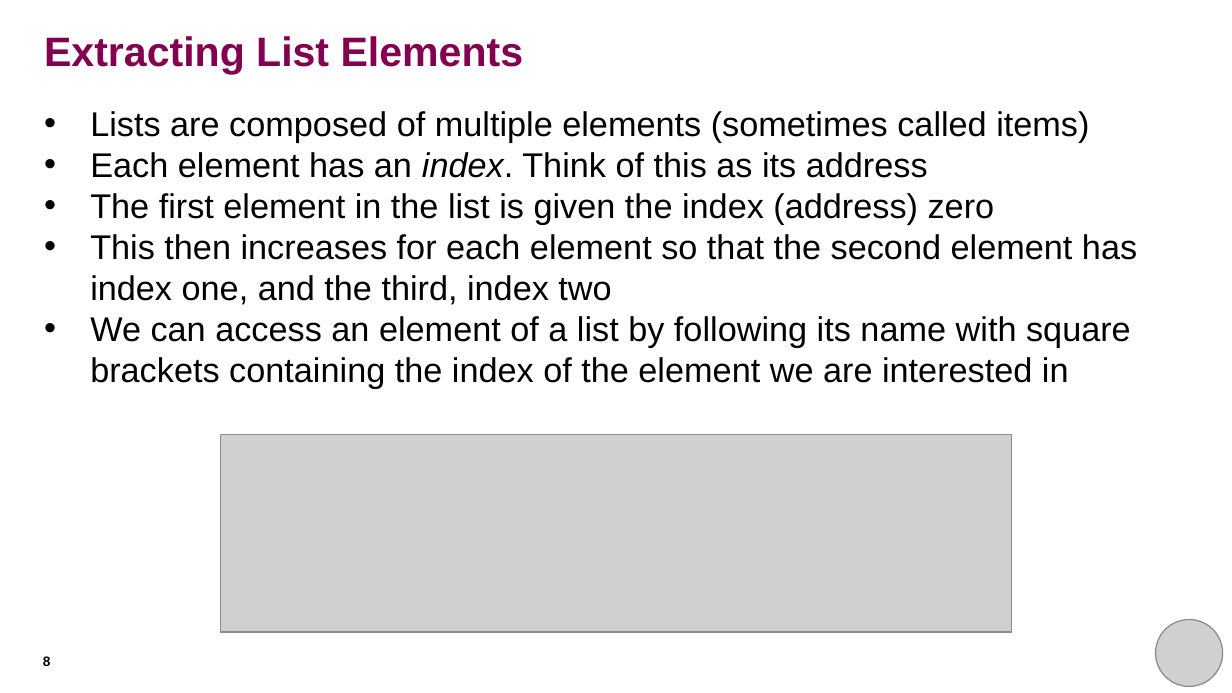
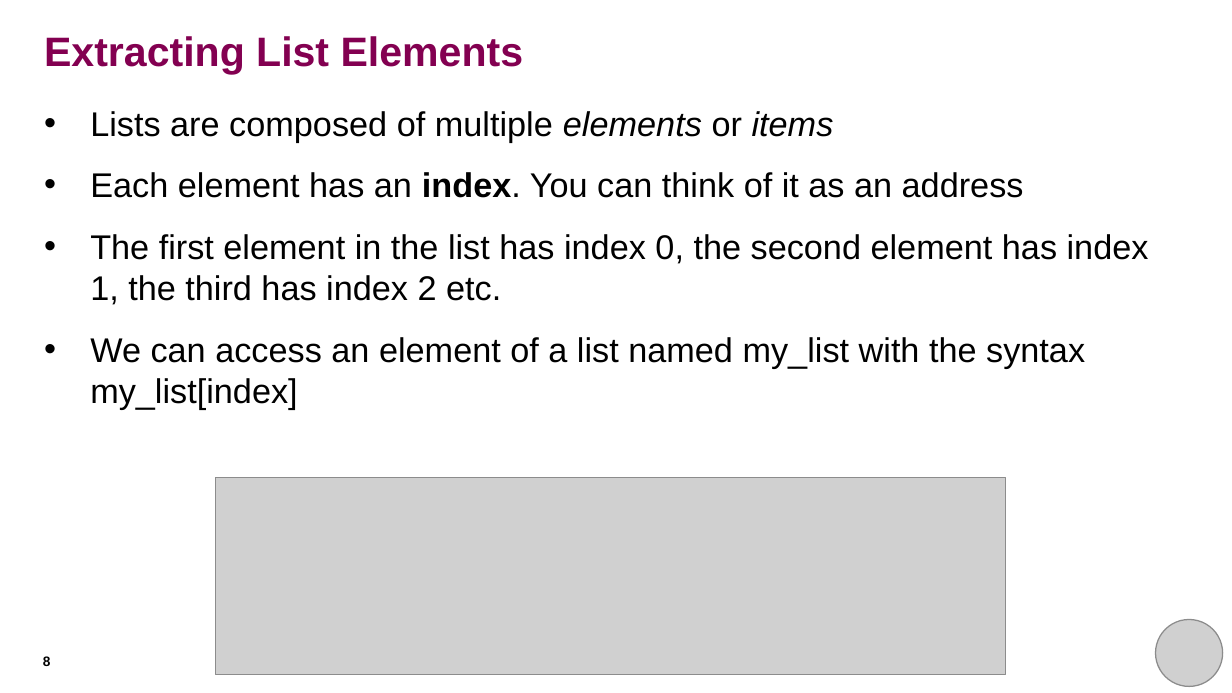
Before and after one commit to rkhetani/beginners-python, a slide deck: slide 8 of session_four/session_four_presentation.pptx. Drawn at 1232x693 pixels with LibreOffice and Linux fonts; fonts in the diff are those of the drawing; grey boxes stand for pictures. Boxes give left, top, right and bottom in pixels: in the first picture for what was removed or moved away, otherwise in the second. Text is boxed around its words. In the diff, an @@ line names an element or a change of style, - is before the commit and + after.

Commit message:
Updated session 4 slides
- updated text of most slides to make it more concise
- increased line spacing
- highlighted key concepts with bold characters
- highlighted puzzle slides with a different background

```diff
--- a/session_four/session_four_presentation.pptx
+++ b/session_four/session_four_presentation.pptx
@@ text at (90,111,1149,409): text changed @@
-• Lists are composed of multiple elements (sometimes called items)
-• Each element has an index. Think of this as its address
-• The first element in the list is given the index (address) zero
-• This then increases for each element so that the second element has index one, and the third, index two
-• We can access an element of a list by following its name with square brackets containing the index of the element we are interested in
+• Lists are composed of multiple elements or items
+• Each element has an index. You can think of it as an address
+• The first element in the list has index 0, the second element has index 1, the third has index 2 etc.
+• We can access an element of a list named my_list with the syntax my_list[index]
@@ picture: place and size @@
-picture at (221,435,1011,632)
+picture at (216,477,1007,674)
```
Also in this commit, not shown: 18 other slides changed.
